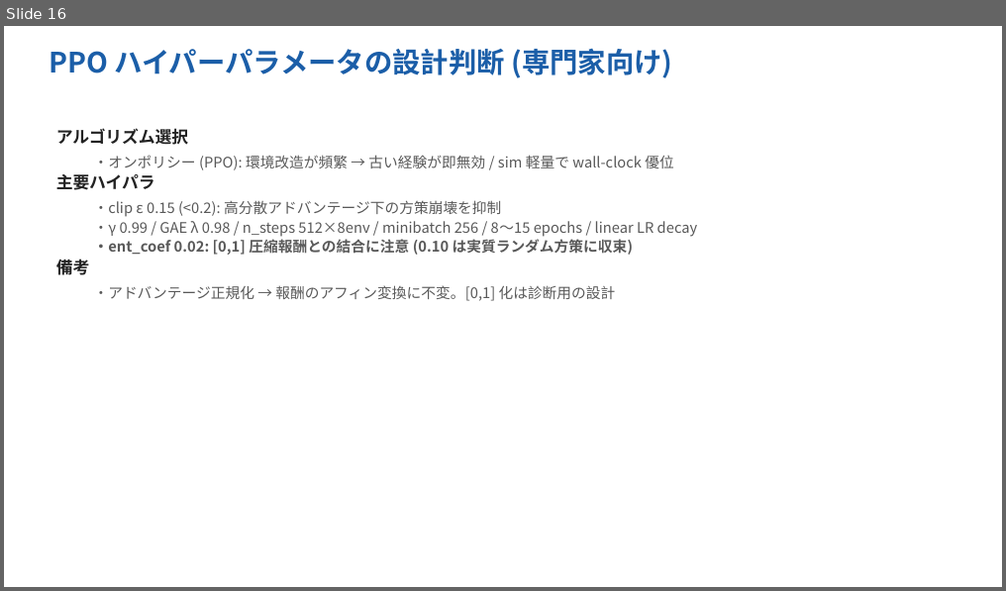
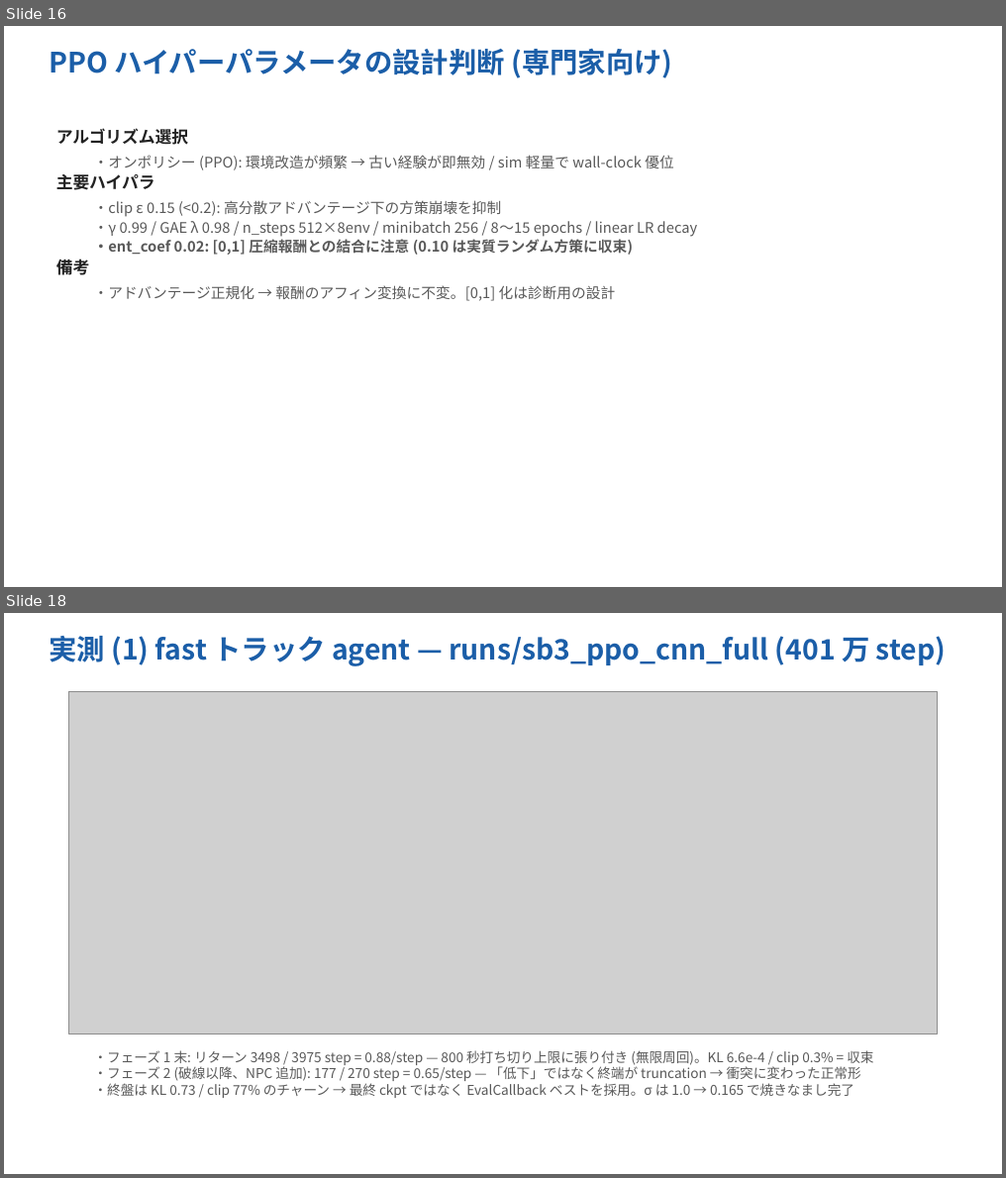
Before and after one commit to Evergarden0101/CircuitAgents, a slide deck: docs/CircuitAgents_intro_ja.pptx. Shown one above the other, each under a label of ours: slide 16 before the commit, slides 16 and 18 after it; the slides between them are not shown. The pictures are 1006x591 and 1006x1178 pixels, drawn with LibreOffice and Linux fonts; fonts in the diff are those of the drawing; grey boxes stand for pictures. Boxes give left, top, right and bottom in pixels: in the first picture for what was removed or moved away, otherwise in the second. Text is boxed around its words. In the diff, an @@ line names an element or a change of style, - is before the commit and + after.

```diff
--- a/docs/CircuitAgents_intro_ja.pptx
+++ b/docs/CircuitAgents_intro_ja.pptx
@@ slide 18 added at [4, 613, 1002, 1174], background #FFFFFF @@
@@ text added at [49, 636, 945, 666], 27 pt, text #1B5EA8, bold @@
+実測 (1) fast トラック agent — runs/sb3_ppo_cnn_full (401 万 step)
@@ picture added at [68, 691, 937, 1035] @@
@@ text added at [94, 1051, 873, 1098], 13 pt, text #595959 @@
+  ・フェーズ 1 末: リターン 3498 / 3975 step = 0.88/step — 800 秒打ち切り上限に張り付き (無限周回)。KL 6.6e-4 / clip 0.3% = 収束
+  ・フェーズ 2 (破線以降、NPC 追加): 177 / 270 step = 0.65/step — 「低下」ではなく終端が truncation → 衝突に変わった正常形
+  ・終盤は KL 0.73 / clip 77% のチャーン → 最終 ckpt ではなく EvalCallback ベストを採用。σ は 1.0 → 0.165 で焼きなまし完了
```
Also in this commit, not shown: 2 other slides added, 6 other files.
